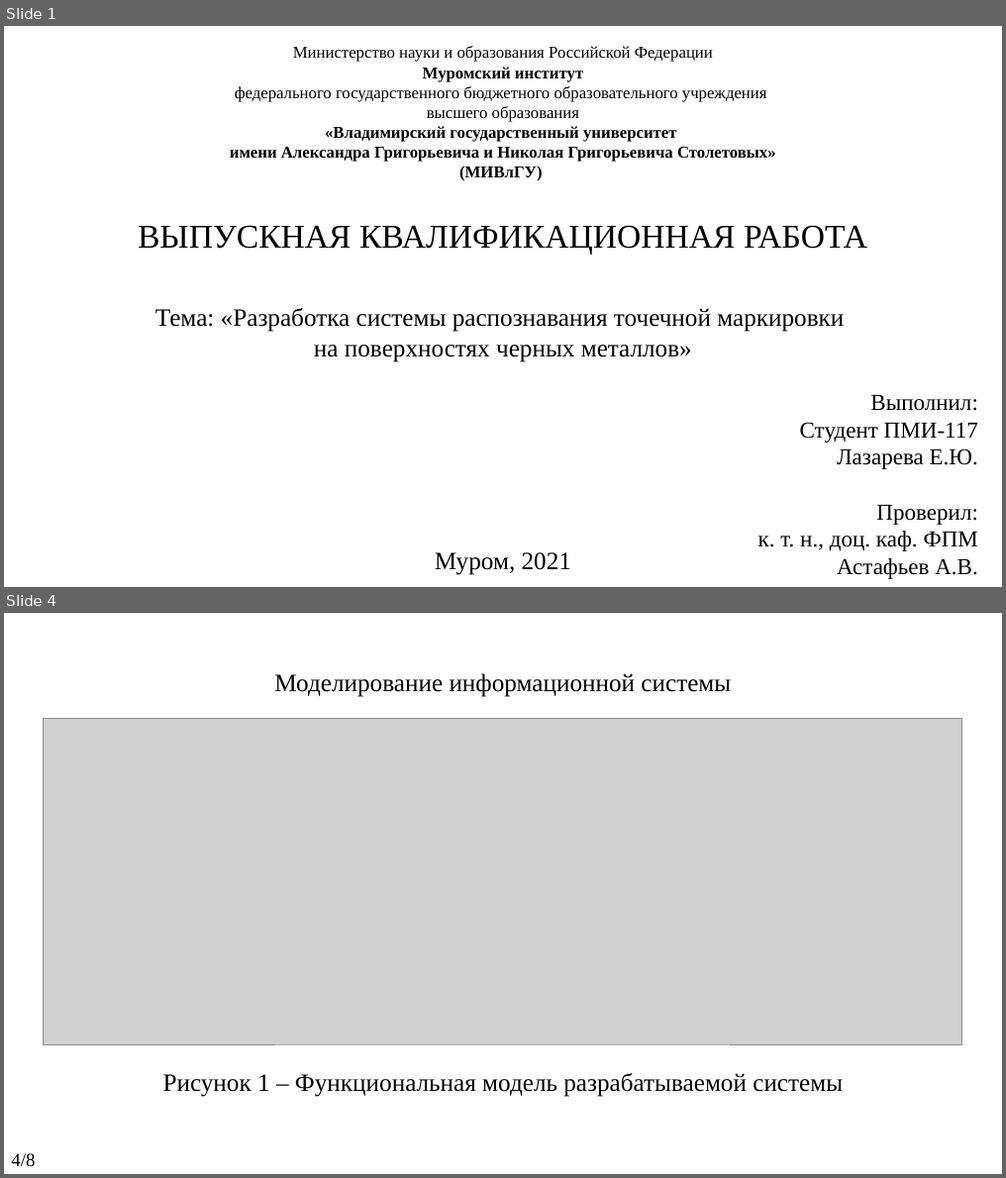
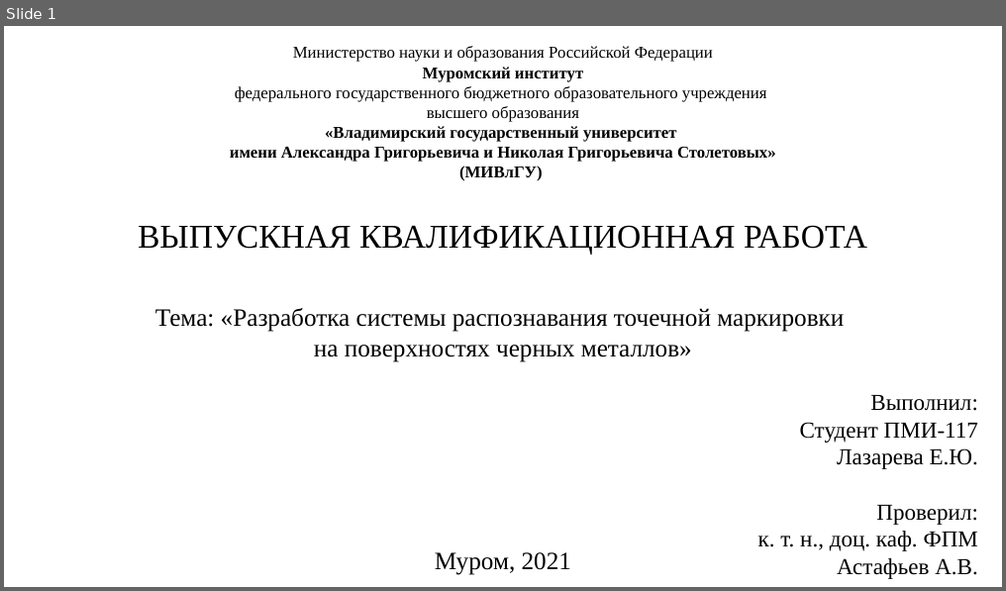
Before and after one commit to KanVull/Recognistion, a slide deck: ПЗ и Презентации/Презентация на ВКР.pptx. Shown one above the other, each under a label of ours: slides 1 and 4 before the commit, slide 1 after it; the slides between them are not shown. The pictures are 1006x1178 and 1006x591 pixels, drawn with LibreOffice and Linux fonts; fonts in the diff are those of the drawing; grey boxes stand for pictures. Boxes give left, top, right and bottom in pixels: in the first picture for what was removed or moved away, otherwise in the second. Text is boxed around its words. In the diff, an @@ line names an element or a change of style, - is before the commit and + after.

```diff
--- a/ПЗ и Презентации/Презентация на ВКР.pptx
+++ b/ПЗ и Презентации/Презентация на ВКР.pptx
@@ slide 4 removed at <box>4,613,1002,1174</box>, background #FFFFFF @@
@@ text removed at <box>274,673,731,697</box> @@
-Моделирование информационной системы
@@ picture removed at <box>43,719,963,1045</box> @@
@@ text removed at <box>163,1073,843,1097</box> @@
-Рисунок 1 – Функциональная модель разрабатываемой системы
@@ text removed at <box>11,1154,35,1166</box> @@
-4/8
```
Also in this commit, not shown: 3 slides changed, 15 slides added, 3 other slides removed, 12 other files.
